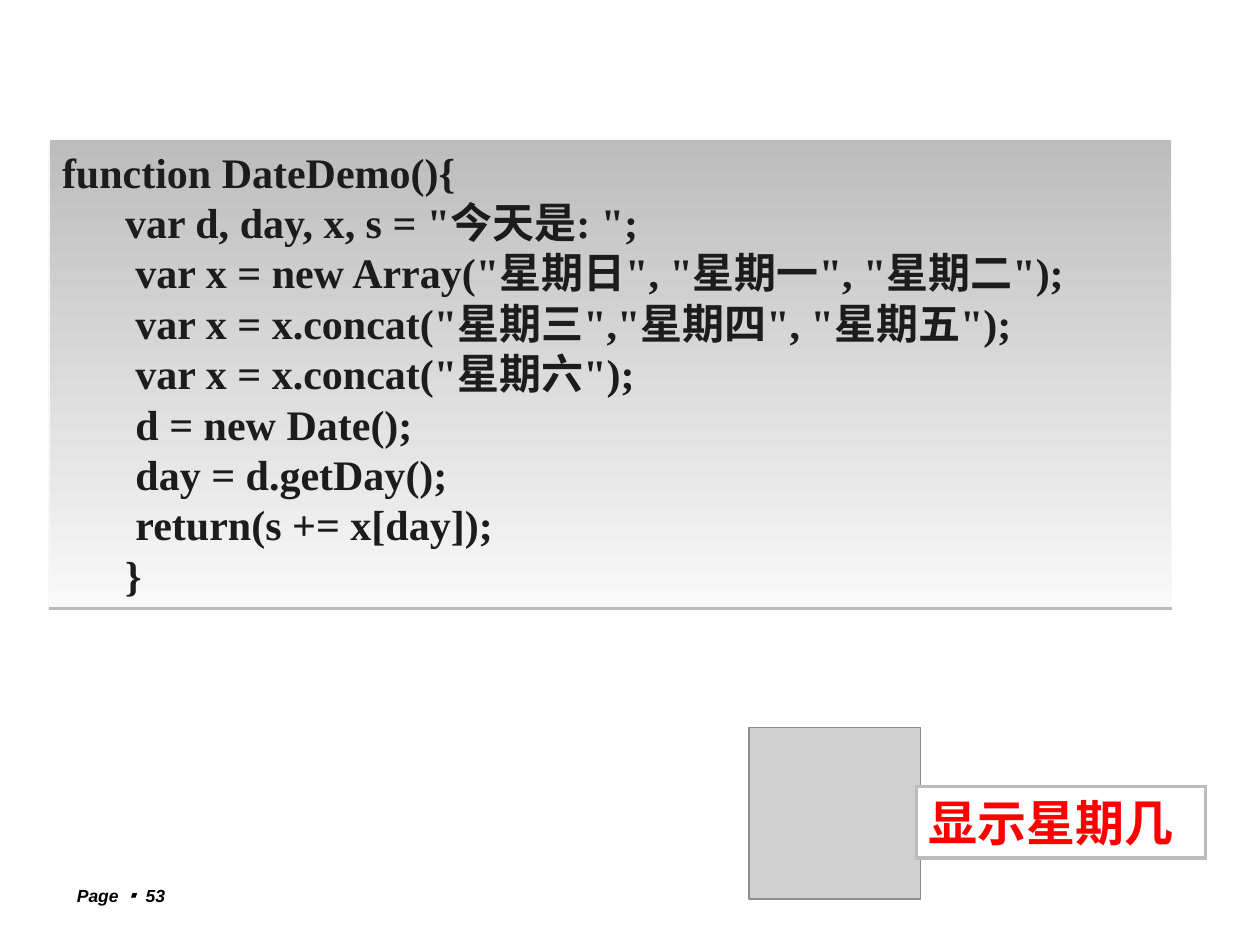
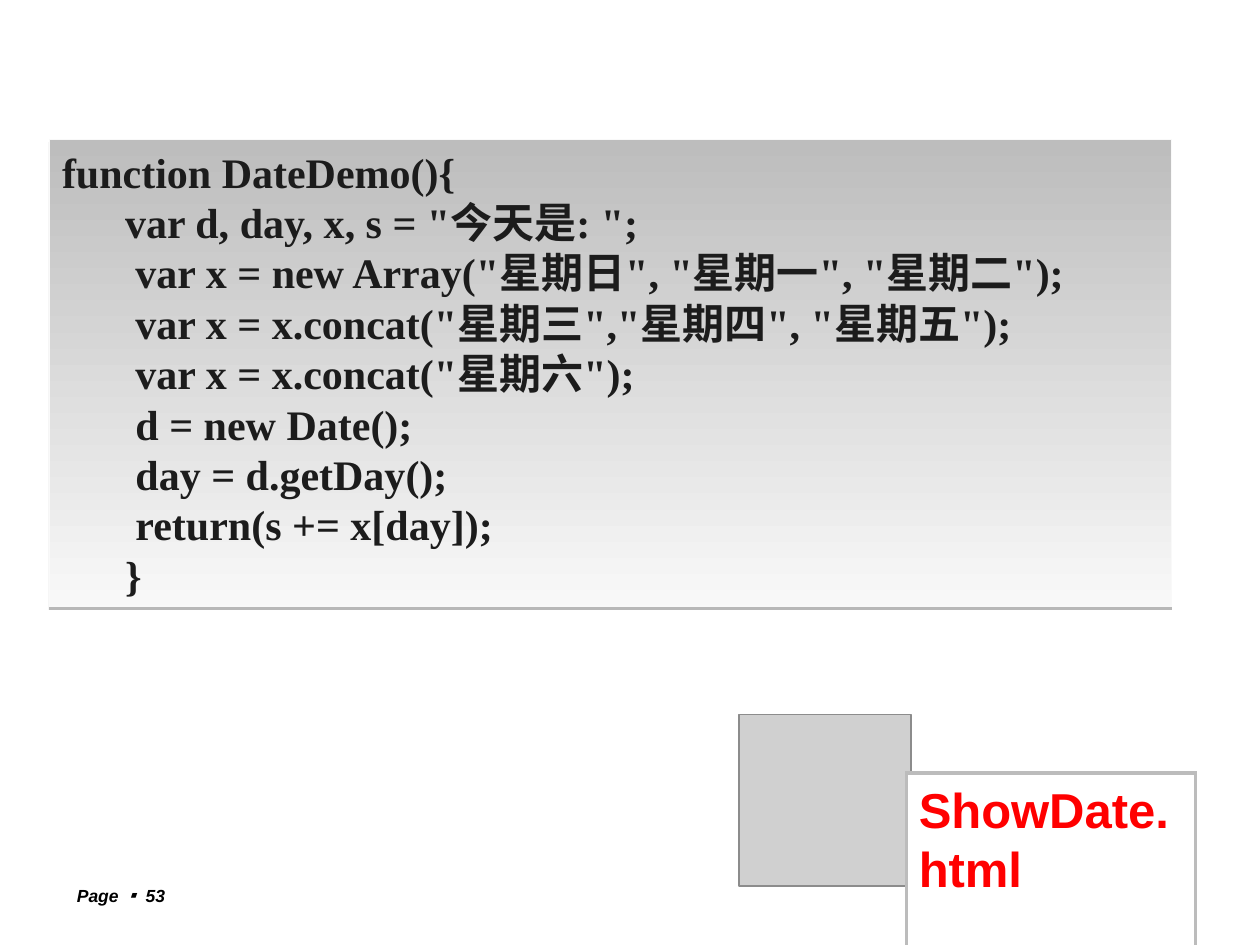
Before and after one commit to lxn56975/webdev, a slide deck: slide 53 of Chapter4Javascript.ppt. Drawn at 1260x945 pixels with LibreOffice and Linux fonts; fonts in the diff are those of the drawing; grey boxes stand for pictures; background and template pictures are left out. Boxes give left, top, right and bottom in pixels: in the first picture for what was removed or moved away, otherwise in the second. Text is boxed around its words. In the diff, an @@ line names an element or a change of style, - is before the commit and + after.

```diff
--- a/Chapter4Javascript.ppt
+++ b/Chapter4Javascript.ppt
@@ picture: place and size @@
-picture at box(748, 727, 920, 898)
+picture at box(740, 714, 911, 886)
@@ rectangle "ShowDate.html": place and size @@
-rectangle "ShowDate.html" at box(916, 786, 1206, 858)
+rectangle "ShowDate.html" at box(906, 774, 1196, 945)
@@ text in rectangle at box(919, 792, 1169, 888): text changed @@
-显示星期几
+ShowDate.html
```
Also in this commit, not shown: 4 other slides changed, 1 other file.
